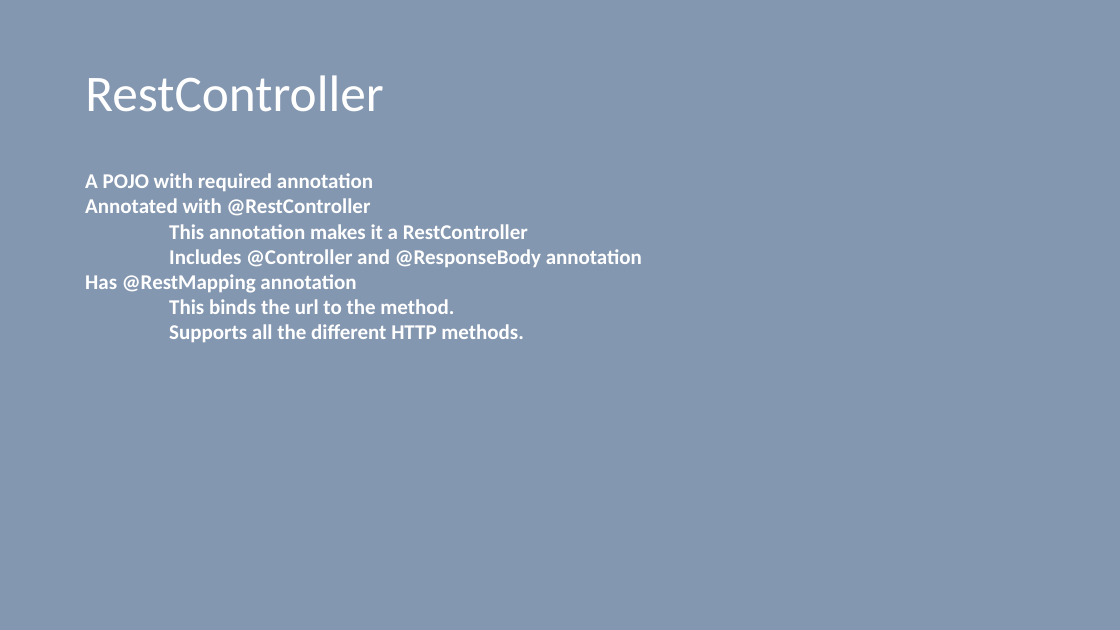
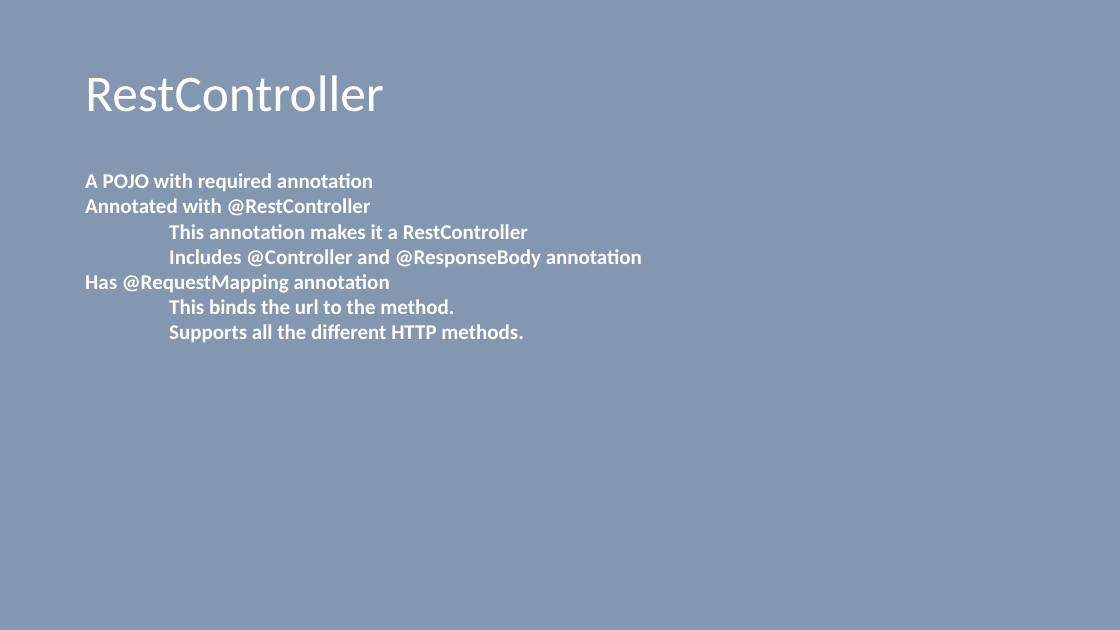
Before and after one commit to vilasvarghese/microservices, a slide deck: slide 24 of training/day1/3SpringBootDay1And2.pptx. Drawn at 1120x630 pixels with LibreOffice and Linux fonts; fonts in the diff are those of the drawing. Boxes give left, top, right and bottom in pixels: in the first picture for what was removed or moved away, otherwise in the second. Text is boxed around its words. In the diff, an @@ line names an element or a change of style, - is before the commit and + after.

```diff
--- a/training/day1/3SpringBootDay1And2.pptx
+++ b/training/day1/3SpringBootDay1And2.pptx
@@ text at (85,274,390,293): text changed @@
-Has @RestMapping annotation
+Has @RequestMapping annotation
```
Also in this commit, not shown: 7 other files.
